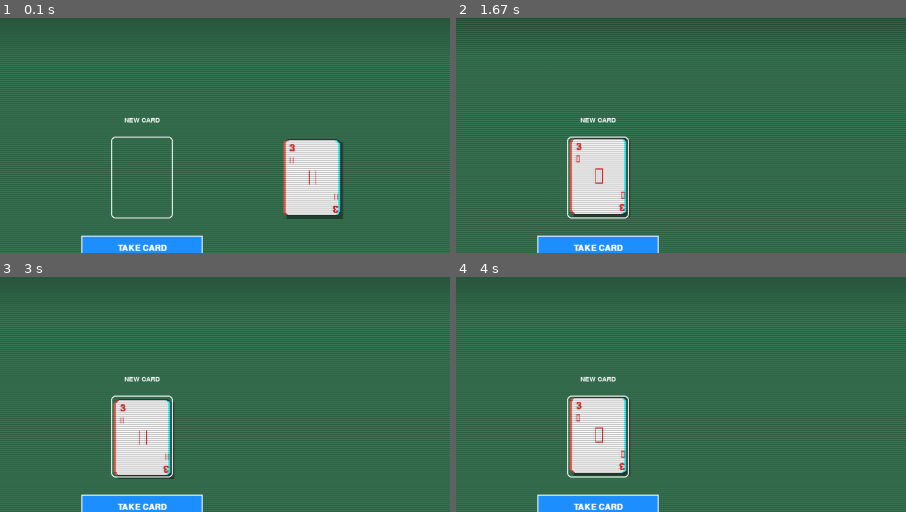
Above: before the commit, frames 1-4 (two rows, left to right).
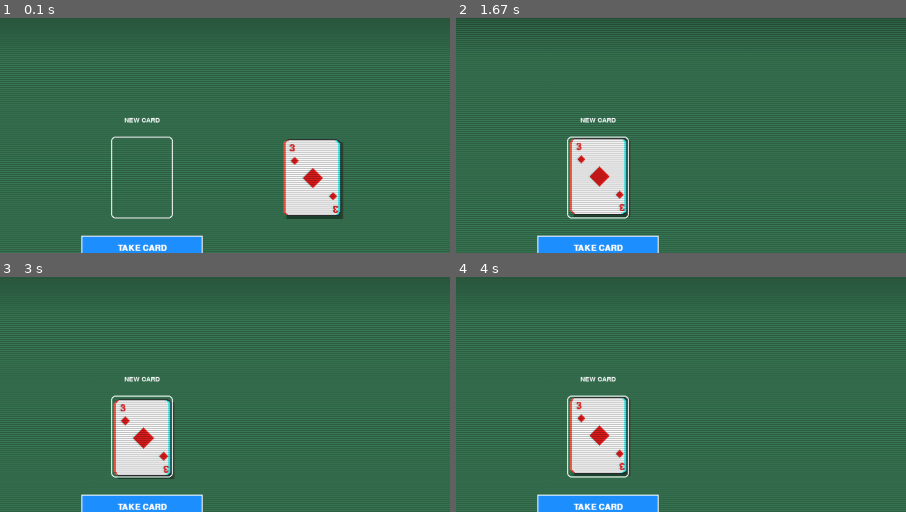
Above: after the commit, the same moments.

Repository: BenLevintan/Card-game-pygame
Game: pygame game, started from main.py
Same seed, same stepped clock (60 frames per second), same inputs: the game is played once before the commit and once after it.
Inputs (mouse positions are % of the whole screen's width and height, from its top left):
- Up to frame 1 (0.1 s): no input
- Up to frame 2 (1.67 s): click (92, 84) at 0.38 s
- Up to frame 3 (3 s): no input
- Up to frame 4 (4 s): no input
The pictures show only the part of the screen within x 34-84%, y 17-67%; the shares and areas given below are measured in that part.

The runs differ from the first frame. In frame 1, 0.3% of the frame differs, in the area x 64-76%, y 59-78%; in frame 2, 0.3%; in frame 3, 0.4%, in the area x 26-38%, y 59-79%; in frame 4, 0.3%.

Commit message:
fixed missing color signs (Heart, Spade...)

Diff:
--- a/sprites.py
+++ b/sprites.py
@@ -95,32 +95,23 @@
         pygame.font.init()
         # Pygbag Fix: Requesting non-existent system fonts silently crashes WASM font rendering. Use default (None).
         font_small = pygame.font.SysFont(None, 28, bold=True)
-        font_large = pygame.font.SysFont(None, 65)
 
         text_color = (220, 30, 30) if self.color_type == 'Red' else (30, 30, 30)
-
-        # Unicode Card Suits
-        suit_symbols = {'Hearts': '♥', 'Diamonds': '♦', 'Clubs': '♣', 'Spades': '♠'}
-        symbol = suit_symbols.get(suit, suit[0])
 
         # Render Text
         rank_surf = font_small.render(rank, True, text_color)
-        sym_surf_small = font_small.render(symbol, True, text_color)
-        sym_surf_large = font_large.render(symbol, True, text_color)
 
         # Draw Top-Left Corner
         self.orig_image.blit(rank_surf, (10, 8))
-        self.orig_image.blit(sym_surf_small, (10, 32))
+        self.draw_suit_symbol(self.orig_image, suit, 12, 34, 16, 16, text_color)
 
         # Draw Center Symbol
-        cx = width // 2 - sym_surf_large.get_width() // 2
-        cy = height // 2 - sym_surf_large.get_height() // 2
-        self.orig_image.blit(sym_surf_large, (cx, cy))
+        self.draw_suit_symbol(self.orig_image, suit, width // 2 - 20, height // 2 - 20, 40, 40, text_color)
 
         # Draw Bottom-Right Corner (Flipped)
         br_surf = pygame.Surface((40, 60), pygame.SRCALPHA)
         br_surf.blit(rank_surf, (0, 0))
-        br_surf.blit(sym_surf_small, (0, 24))
+        self.draw_suit_symbol(br_surf, suit, 2, 26, 16, 16, text_color)
         br_surf = pygame.transform.rotate(br_surf, 180)
         self.orig_image.blit(br_surf, (width - br_surf.get_width() - 5, height - br_surf.get_height() - 5))
         # =========================================================
@@ -140,6 +131,33 @@
         self.timer = 0.0
         self.alpha = 255
 
+    def draw_suit_symbol(self, surface, suit, x, y, w, h, color):
+        if suit == 'Diamonds':
+            points = [(x + w//2, y), (x + w, y + h//2),
+                      (x + w//2, y + h), (x, y + h//2)]
+            pygame.draw.polygon(surface, color, points)
+        elif suit == 'Hearts':
+            r = w // 4
+            pygame.draw.circle(surface, color, (x + r, y + r), r)
+            pygame.draw.circle(surface, color, (x + w - r, y + r), r)
+            points = [(x, y + r), (x + w, y + r), (x + w//2, y + h)]
+            pygame.draw.polygon(surface, color, points)
+        elif suit == 'Spades':
+            r = w // 4
+            pygame.draw.circle(surface, color, (x + r, y + int(h*0.6)), r)
+            pygame.draw.circle(surface, color, (x + w - r, y + int(h*0.6)), r)
+            points = [(x, y + int(h*0.6)), (x + w, y + int(h*0.6)), (x + w//2, y)]
+            pygame.draw.polygon(surface, color, points)
+            stem = [(x + w//2, y + int(h*0.5)), (x + w//2 - int(r*0.8), y + h), (x + w//2 + int(r*0.8), y + h)]
+            pygame.draw.polygon(surface, color, stem)
+        elif suit == 'Clubs':
+            r = int(w * 0.24)
+            pygame.draw.circle(surface, color, (x + w//2, y + r + 2), r)
+            pygame.draw.circle(surface, color, (x + r + 1, y + int(h*0.6)), r)
+            pygame.draw.circle(surface, color, (x + w - r - 1, y + int(h*0.6)), r)
+            stem = [(x + w//2, y + int(h*0.5)), (x + w//2 - int(r*0.8), y + h), (x + w//2 + int(r*0.8), y + h)]
+            pygame.draw.polygon(surface, color, stem)
+
     def update(self, delta_time):
         self.timer += delta_time
 
